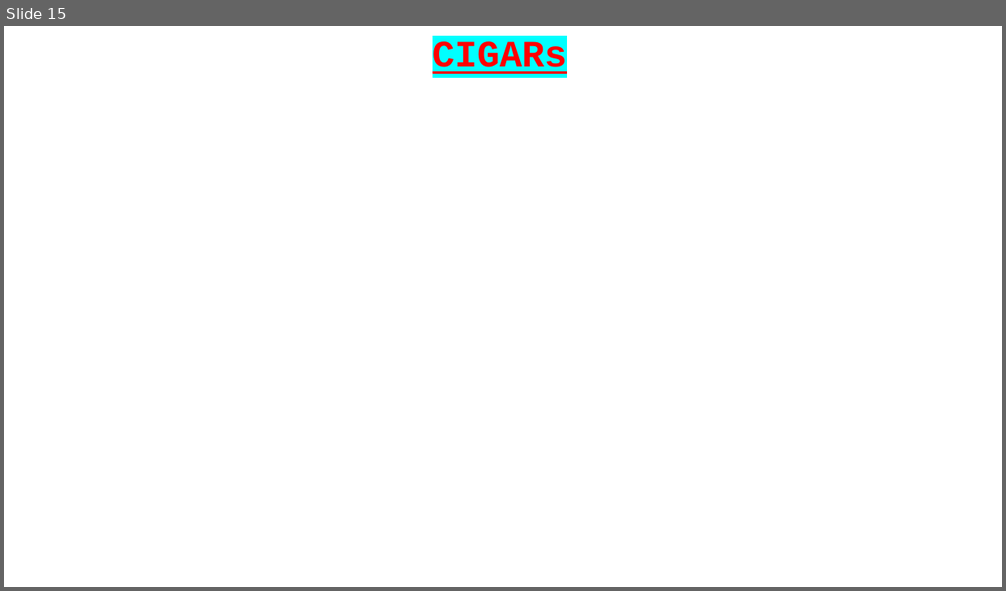
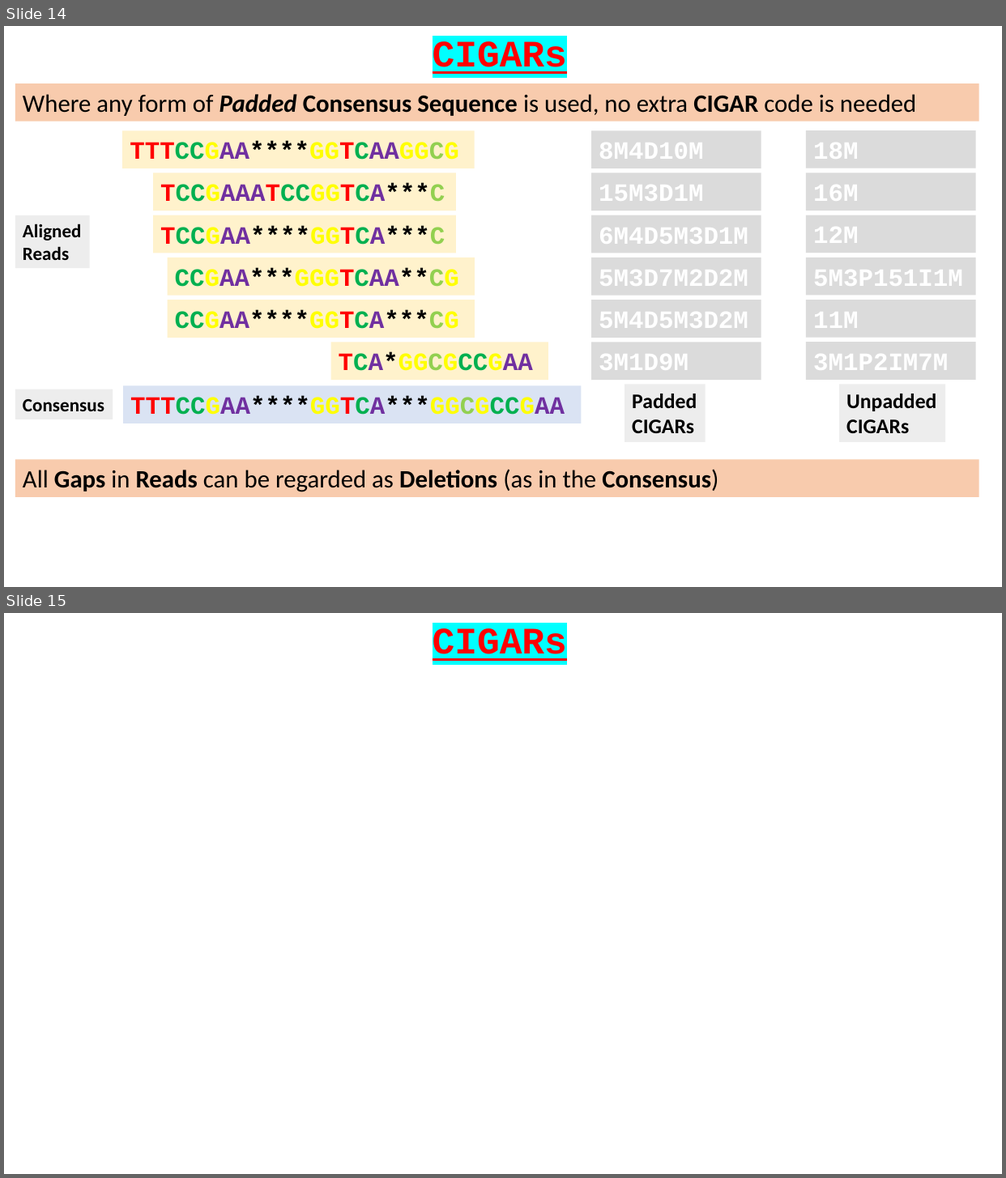
Before and after one commit to BioinformaticsTraining/Introduction-to-Bioinformatics, a slide deck: Flip Presentations/NGS_Intro/02-CIGARS/02-CIGARS.pptx. Shown one above the other, each under a label of ours: slide 15 before the commit, slides 14 and 15 after it. The pictures are 1006x591 and 1006x1178 pixels, drawn with LibreOffice and Linux fonts; fonts in the diff are those of the drawing. Boxes give left, top, right and bottom in pixels: in the first picture for what was removed or moved away, otherwise in the second. Text is boxed around its words. In the diff, an @@ line names an element or a change of style, - is before the commit and + after.

```diff
--- a/Flip Presentations/NGS_Intro/02-CIGARS/02-CIGARS.pptx
+++ b/Flip Presentations/NGS_Intro/02-CIGARS/02-CIGARS.pptx
@@ slide 14 added at (4,26,1002,587), background #FFFFFF @@
@@ text added at (432,41,567,74), 36 pt, text #FF0000, bold, underline @@
+CIGARs
@@ rectangle added at (15,84,979,121), fill #F8CBAD, 24 pt, text #000000 @@
+Where any form of Padded Consensus Sequence is used, no extra CIGAR code is needed
@@ rectangle added at (122,130,474,169), fill #FFF2CC, 24 pt, text #FFFF00, bold @@
+TTTCCGAA****GGTCAAGGCG
@@ rectangle added at (592,130,761,169), fill #DBDBDB, 24 pt, text #FFFFFF, bold @@
+8M4D10M
@@ rectangle added at (806,130,976,169), fill #DBDBDB, 24 pt, text #FFFFFF, bold @@
+18M
@@ rectangle added at (153,173,456,210), fill #FFF2CC, 24 pt, text #00B050, bold @@
+TCCGAAATCCGGTCA***C
@@ rectangle added at (592,173,761,210), fill #DBDBDB, 24 pt, text #FFFFFF, bold @@
+15M3D1M
@@ rectangle added at (806,173,976,210), fill #DBDBDB, 24 pt, text #FFFFFF, bold @@
+16M
@@ rectangle added at (15,216,89,268), fill #EDEDED, 18 pt, text #000000, bold @@
+Aligned
+Reads
@@ rectangle added at (153,216,456,253), fill #FFF2CC, 24 pt, text #000000, bold @@
+TCCGAA****GGTCA***C
@@ rectangle added at (592,216,761,253), fill #DBDBDB, 24 pt, text #FFFFFF, bold @@
+6M4D5M3D1M
@@ rectangle added at (806,216,976,253), fill #DBDBDB, 24 pt, text #FFFFFF, bold @@
+12M
@@ rectangle added at (167,258,474,296), fill #FFF2CC, 24 pt, text #FFFF00, bold @@
+CCGAA***GGGTCAA**CG
@@ rectangle added at (592,258,761,296), fill #DBDBDB, 24 pt, text #FFFFFF, bold @@
+5M3D7M2D2M
@@ rectangle added at (806,258,976,295), fill #DBDBDB, 24 pt, text #FFFFFF, bold @@
+5M3P151I1M
@@ rectangle added at (167,300,474,337), fill #FFF2CC, 24 pt, text #000000, bold @@
+CCGAA****GGTCA***CG
@@ rectangle added at (592,300,761,337), fill #DBDBDB, 24 pt, text #FFFFFF, bold @@
+5M4D5M3D2M
@@ rectangle added at (806,300,976,337), fill #DBDBDB, 24 pt, text #FFFFFF, bold @@
+11M
@@ rectangle added at (331,343,549,380), fill #FFF2CC, 24 pt, text #FFFF00, bold @@
+TCA*GGCGCCGAA
@@ rectangle added at (592,343,761,380), fill #DBDBDB, 24 pt, text #FFFFFF, bold @@
+3M1D9M
@@ rectangle added at (806,342,976,379), fill #DBDBDB, 24 pt, text #FFFFFF, bold @@
+3M1P2IM7M
@@ rectangle added at (15,389,113,419), fill #EDEDED, 18 pt, text #000000, bold @@
+Consensus
@@ rectangle added at (123,386,582,424), fill #DAE3F3, 24 pt, text #FFFF00, bold @@
+TTTCCGAA****GGTCA***GGCGCCGAA
@@ rectangle added at (624,385,705,442), fill #EDEDED, 20 pt, text #000000, bold @@
+Padded
+CIGARs
@@ rectangle added at (839,385,946,442), fill #EDEDED, 20 pt, text #000000, bold @@
+Unpadded
+CIGARs
@@ rectangle added at (15,459,979,497), fill #F8CBAD, 24 pt, text #000000 @@
+All Gaps in Reads can be regarded as Deletions (as in the Consensus)
```
Also in this commit, not shown: 2 slides changed, 1 slide removed.
